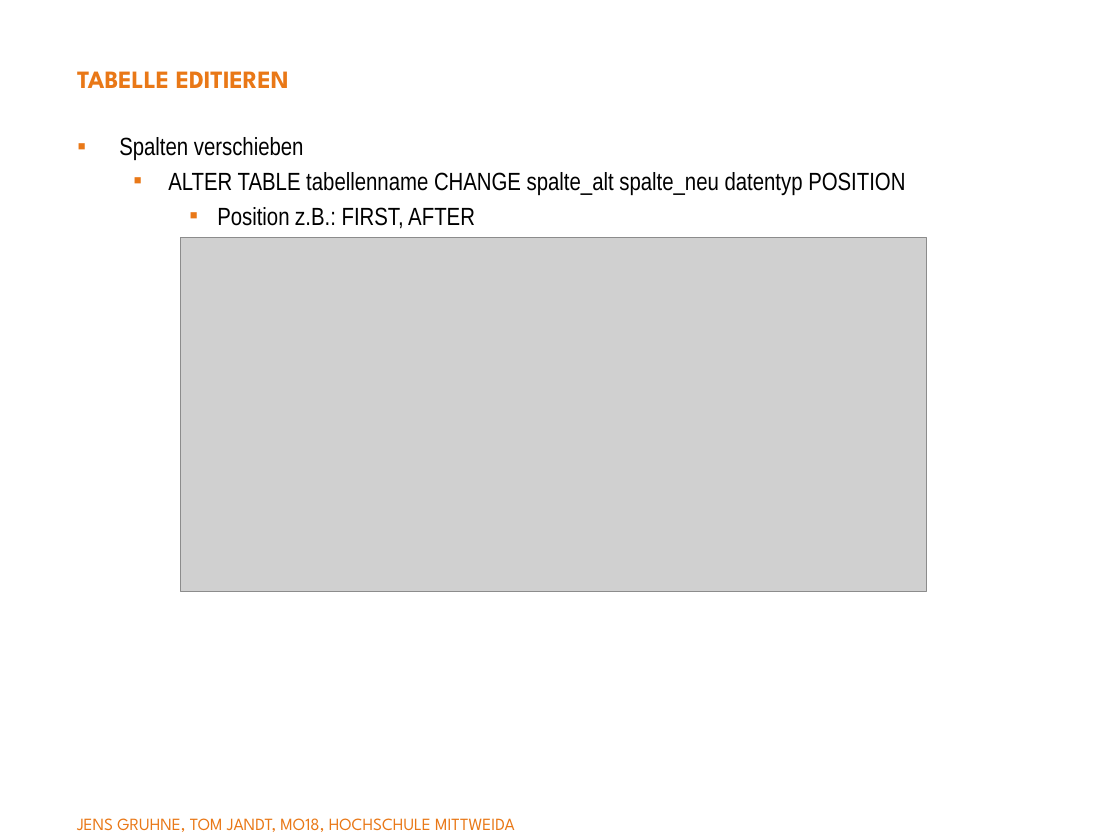
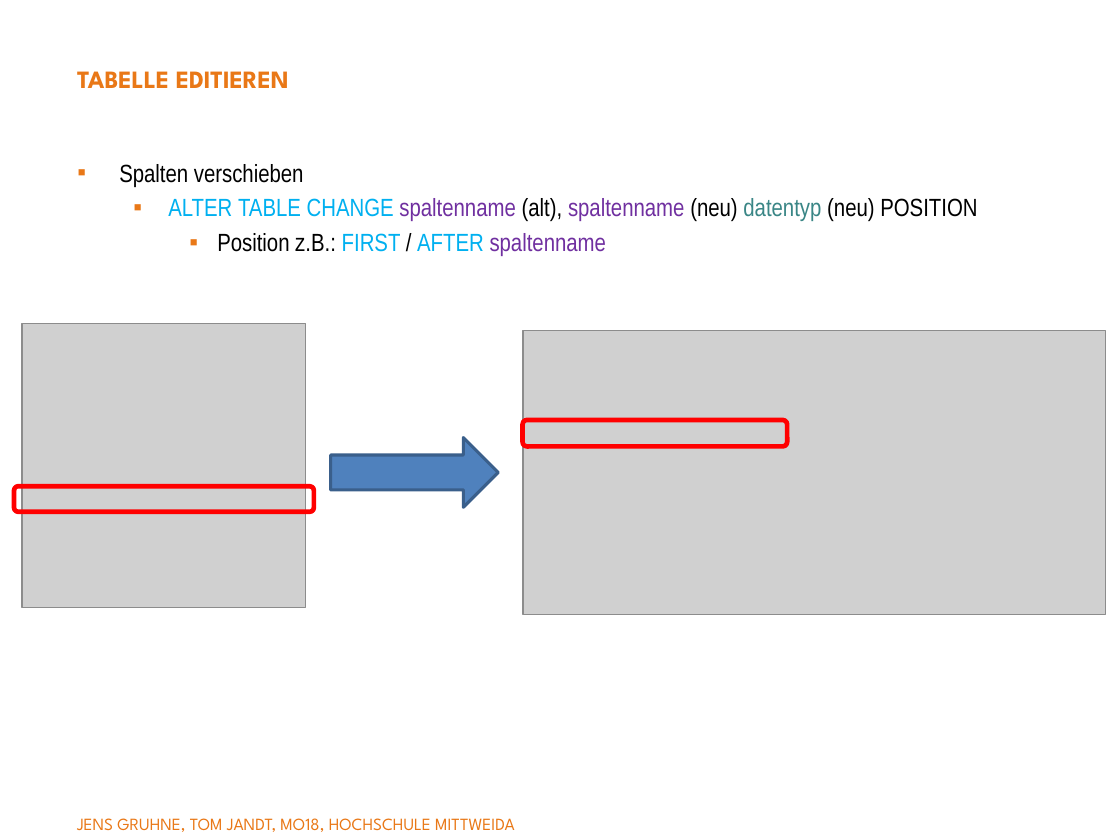
Before and after one commit to yyangg00/Semantik-Vortrag, a slide deck: slide 7 of semantik.pptx. Drawn at 1120x840 pixels with LibreOffice and Linux fonts; fonts in the diff are those of the drawing; grey boxes stand for pictures; background and template pictures are left out. Boxes give left, top, right and bottom in pixels: in the first picture for what was removed or moved away, otherwise in the second. Text is boxed around its words. In the diff, an @@ line names an element or a change of style, - is before the commit and + after.

```diff
--- a/semantik.pptx
+++ b/semantik.pptx
@@ text "Spalten verschieben": place and size @@
-text "Spalten verschieben" at (119,137,905,229)
+text "Spalten verschieben" at (119,164,977,256)
@@ text at (168,198,977,256): text changed @@
-  ▪ ALTER TABLE tabellenname CHANGE spalte_alt spalte_neu datentyp POSITION
-    ▪ Position z.B.: FIRST, AFTER
+  ▪ ALTER TABLE CHANGE spaltenname (alt), spaltenname (neu) datentyp (neu) POSITION
+    ▪ Position z.B.: FIRST / AFTER spaltenname
@@ picture added at (22,324,307,607) @@
@@ picture: place and size @@
-picture at (180,237,926,592)
+picture at (523,330,1105,614)
@@ right arrow added at (330,438,498,507), fill #4F81BD, outline #3A5F8C 2 pt @@
@@ rounded rectangle added at (523,420,787,447), outline #FF0000 3 pt @@
@@ rounded rectangle added at (15,486,315,512), outline #FF0000 3 pt @@
```
Also in this commit, not shown: 17 other slides changed.
